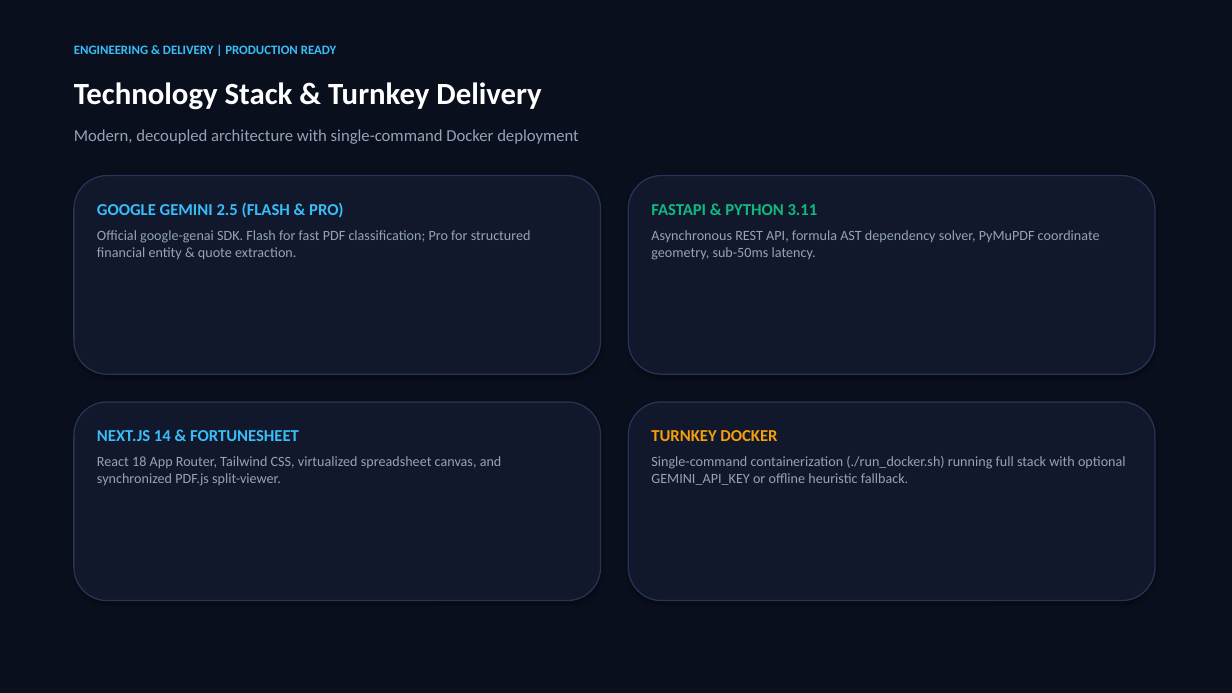
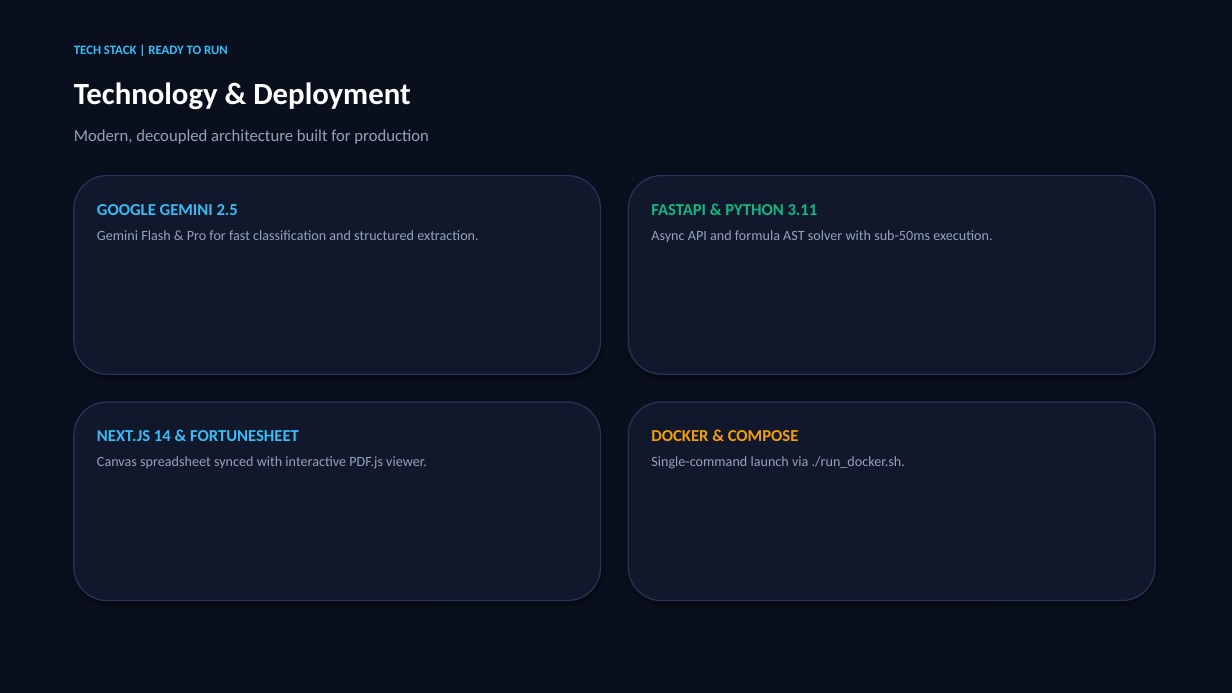
Before and after one commit to prkshverma09/audit-copilot, a slide deck: slide 4 of presentation/X-Ray_Audit_Copilot_Demo_Slides.pptx. Drawn at 1232x693 pixels with LibreOffice and Linux fonts; fonts in the diff are those of the drawing. Boxes give left, top, right and bottom in pixels: in the first picture for what was removed or moved away, otherwise in the second. Text is boxed around its words. In the diff, an @@ line names an element or a change of style, - is before the commit and + after.

```diff
--- a/presentation/X-Ray_Audit_Copilot_Demo_Slides.pptx
+++ b/presentation/X-Ray_Audit_Copilot_Demo_Slides.pptx
@@ text at box(74, 45, 228, 54): text changed @@
-ENGINEERING & DELIVERY | PRODUCTION READY
+TECH STACK | READY TO RUN
@@ text at box(74, 82, 410, 110): text changed @@
-Technology Stack & Turnkey Delivery
+Technology & Deployment
@@ text at box(74, 129, 428, 144): text changed @@
-Modern, decoupled architecture with single-command Docker deployment
+Modern, decoupled architecture built for production
@@ text at box(97, 204, 478, 240): text changed @@
-GOOGLE GEMINI 2.5 (FLASH & PRO)
-Official google-genai SDK. Flash for fast PDF classification; Pro for structured financial entity & quote extraction.
+GOOGLE GEMINI 2.5
+Gemini Flash & Pro for fast classification and structured extraction.
@@ text at box(651, 230, 992, 242): text changed @@
-Asynchronous REST API, formula AST dependency solver, PyMuPDF coordinate geometry, sub-50ms latency.
+Async API and formula AST solver with sub-50ms execution.
@@ text at box(651, 430, 905, 469): text changed @@
-TURNKEY DOCKER
-Single-command containerization (./run_docker.sh) running full stack with optional GEMINI_API_KEY or offline heuristic fallback.
+DOCKER & COMPOSE
+Single-command launch via ./run_docker.sh.
@@ text at box(97, 456, 427, 469): text changed @@
-React 18 App Router, Tailwind CSS, virtualized spreadsheet canvas, and synchronized PDF.js split-viewer.
+Canvas spreadsheet synced with interactive PDF.js viewer.
```
Also in this commit, not shown: 3 other slides changed, 2 other files.
